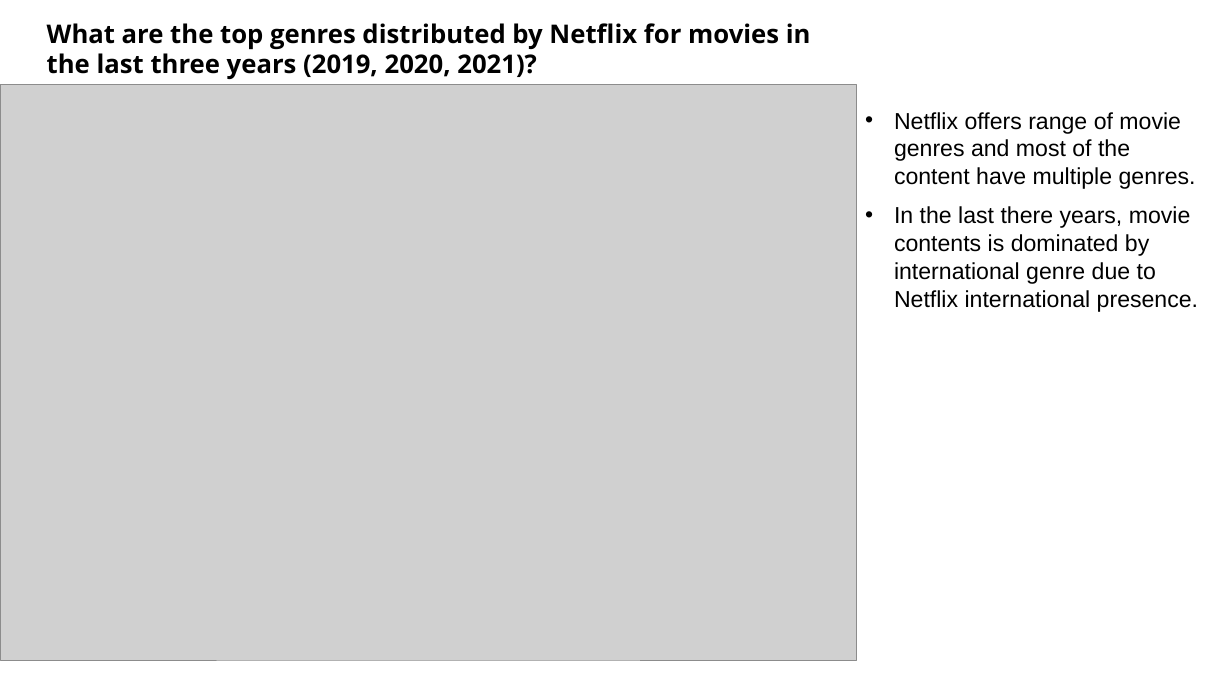
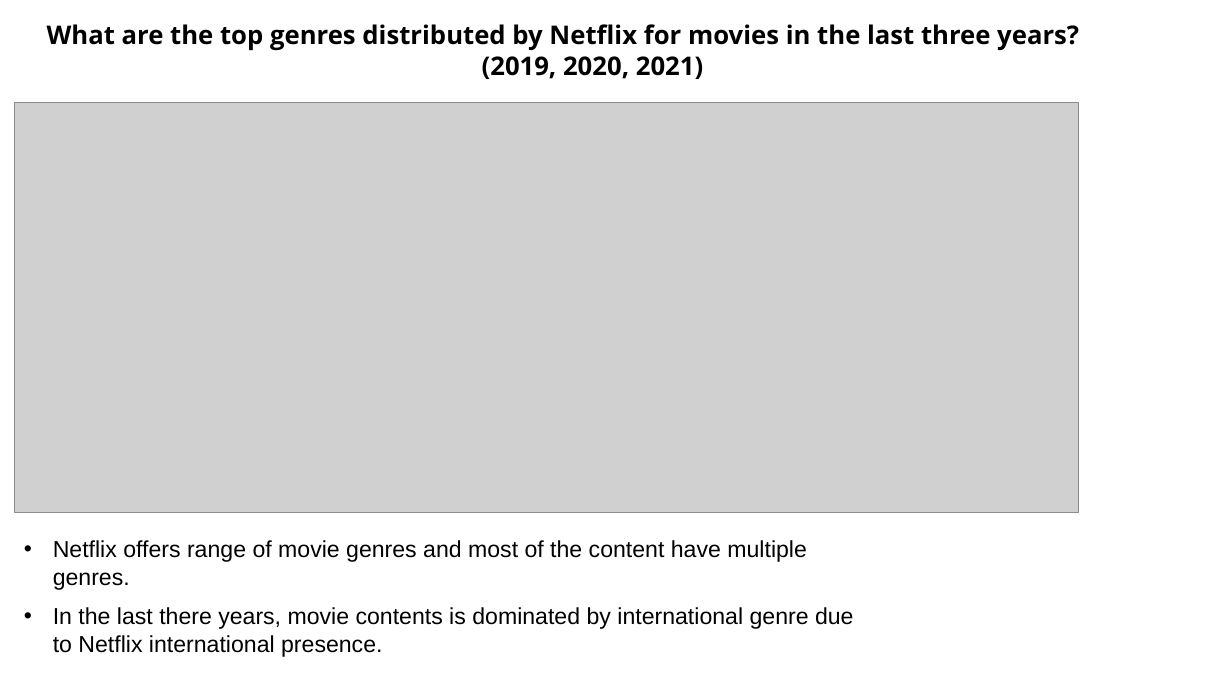
Before and after one commit to Costilrt/The-First-Project, a slide deck: slide 9 of TeamProjectPPT_updated.pptx. Drawn at 1232x693 pixels with LibreOffice and Linux fonts; fonts in the diff are those of the drawing; grey boxes stand for pictures; background and template pictures are left out. Boxes give left, top, right and bottom in pixels: in the first picture for what was removed or moved away, otherwise in the second. Text is boxed around its words. In the diff, an @@ line names an element or a change of style, - is before the commit and + after.

```diff
--- a/TeamProjectPPT_updated.pptx
+++ b/TeamProjectPPT_updated.pptx
@@ text at [47,24,1079,79]: text changed @@
-What are the top genres distributed by Netflix for movies in the last three years (2019, 2020, 2021)?
+What are the top genres distributed by Netflix for movies in the last three years?
+(2019, 2020, 2021)
@@ picture: place and size @@
-picture at [0,84,856,660]
+picture at [15,103,1079,513]
@@ text "Netflix offers range of movie ..." rewrapped from [894,112,1198,312] to [53,540,854,657] @@
```
Also in this commit, not shown: 5 other slides changed, 1 slide added, 3 other files.
